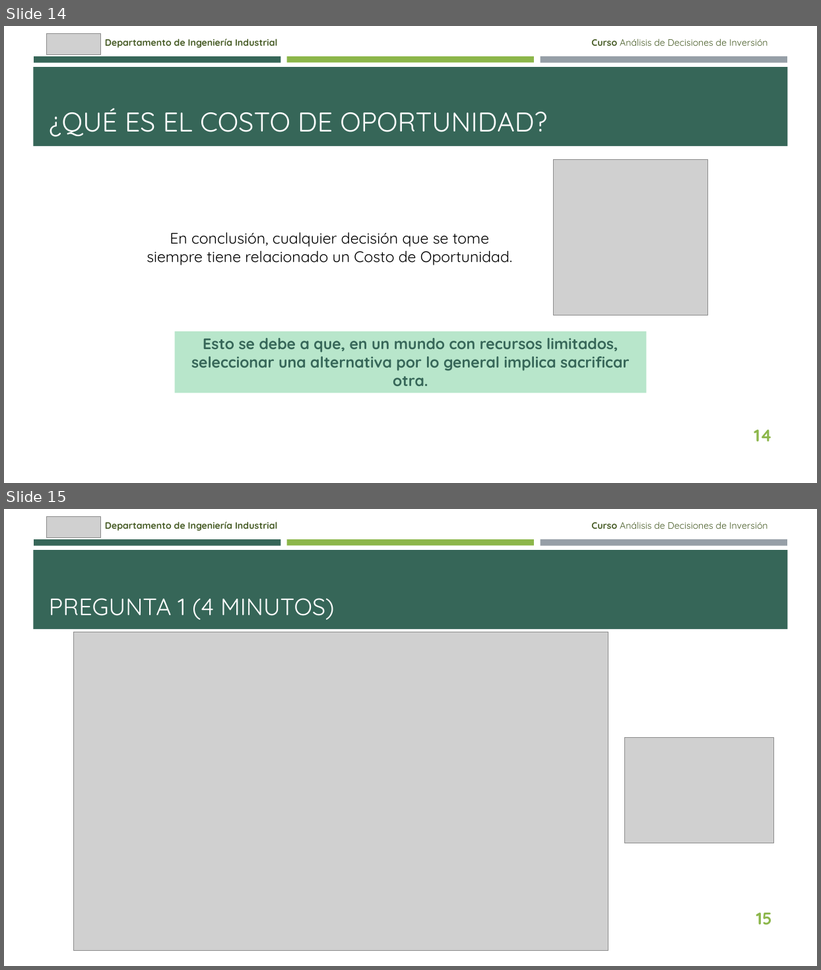
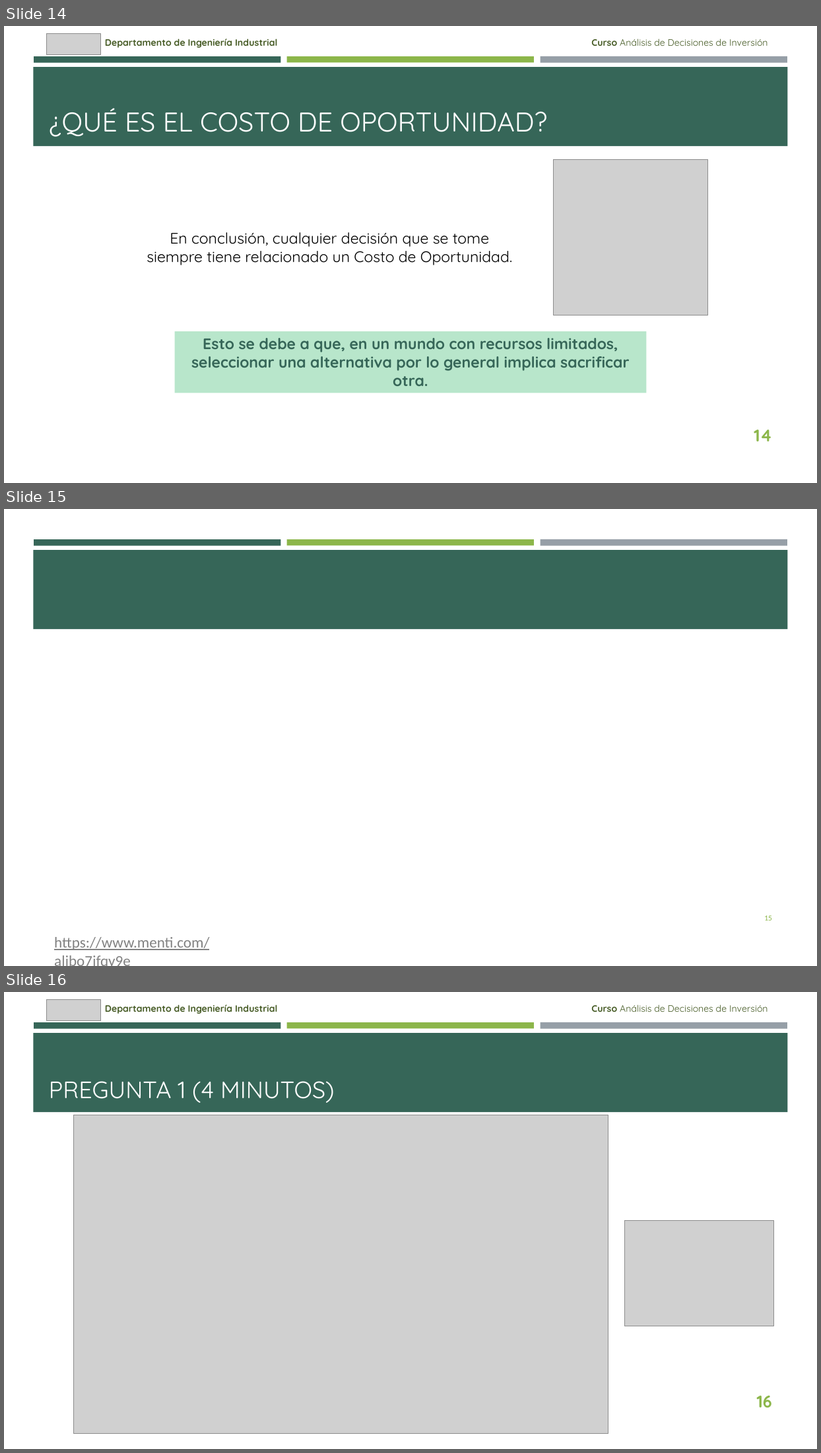
Before and after one commit to brigitte-castaneda/ANADEC_20261, a slide deck: 1.1. ANADEC 202610 - Costo de Oportunidad y Valor del Dinero en el Tiempo (Parte I)_BC.pptx. Shown one above the other, each under a label of ours: slides 14 and 15 before the commit, slides 14, 15 and 16 after it. The pictures are 821x970 and 821x1453 pixels, drawn with LibreOffice and Linux fonts; fonts in the diff are those of the drawing; grey boxes stand for pictures; background and template pictures are left out. Boxes give left, top, right and bottom in pixels: in the first picture for what was removed or moved away, otherwise in the second. Text is boxed around its words. In the diff, an @@ line names an element or a change of style, - is before the commit and + after.

```diff
--- a/1.1. ANADEC 202610 - Costo de Oportunidad y Valor del Dinero en el Tiempo (Parte I)_BC.pptx
+++ b/1.1. ANADEC 202610 - Costo de Oportunidad y Valor del Dinero en el Tiempo (Parte I)_BC.pptx
@@ slide 15 added at (4, 509, 817, 966), background picture (left out); not listed: 4 template elements that a slide beside it also shows @@
@@ page number added at (764, 916, 772, 921), 9 pt, text #8CB64A @@
+15
@@ text added at (54, 937, 209, 951), 18 pt, text #828282, underline @@
+https://www.menti.com/aljbo7jfqy9e
@@ what was slide 15 is now slide 16 @@
@@ page number at (757, 1396, 772, 1408): text changed @@
-15
+16
```
